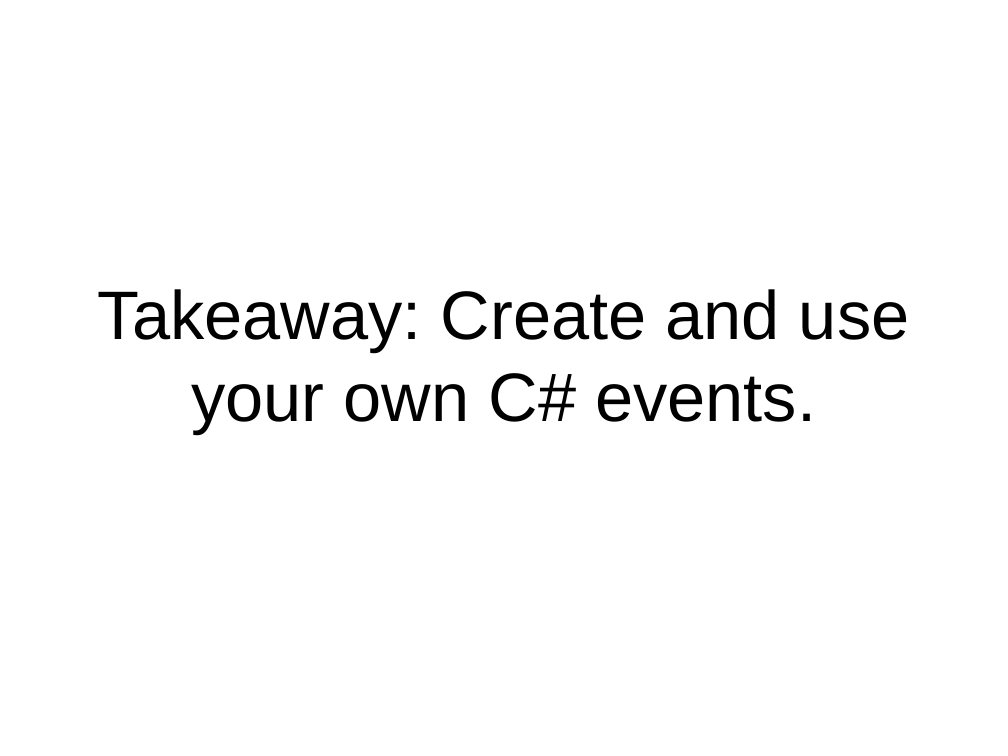
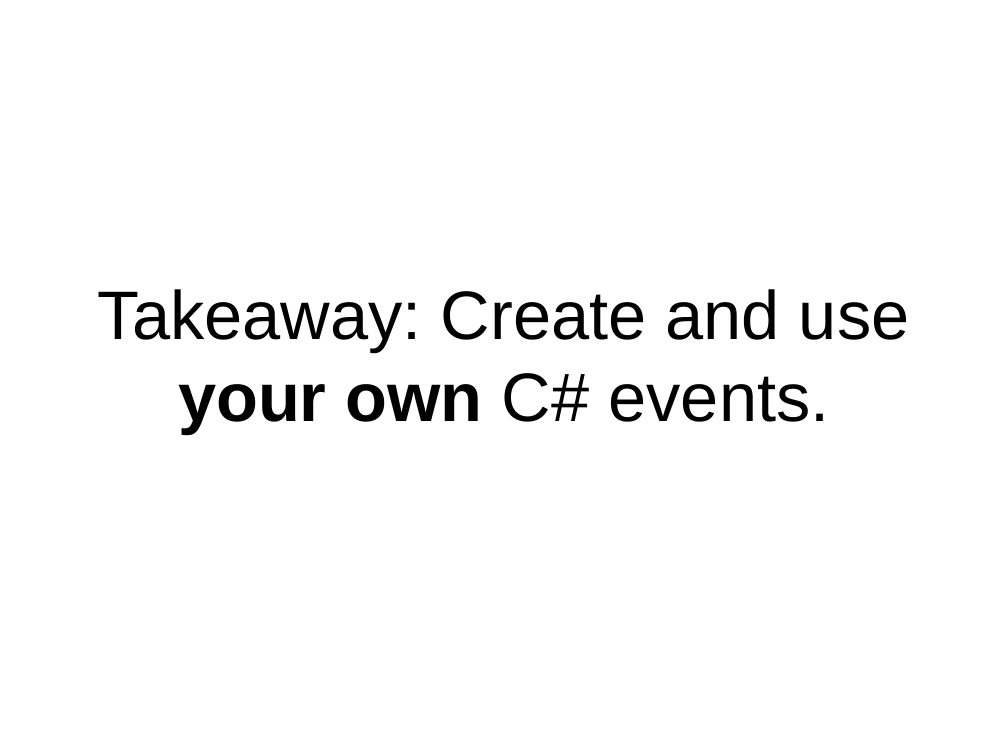
Before and after one commit to pseale/presentation-message-passing, a slide deck: slide 41 of message-passing.odp (slide 32 before the commit). Drawn at 1008x756 pixels with LibreOffice and Linux fonts; fonts in the diff are those of the drawing. Boxes give left, top, right and bottom in pixels: in the first picture for what was removed or moved away, otherwise in the second. Text is boxed around its words. In the diff, an @@ line names an element or a change of style, - is before the commit and + after.

```diff
--- a/message-passing.odp
+++ b/message-passing.odp
@@ subtitle "Takeaway: Create and use your ..." at <box>98,289,910,434</box>: bold on in "your own" @@
```
Also in this commit, not shown: 1 other slide changed, 8 slides added, 27 other files.
